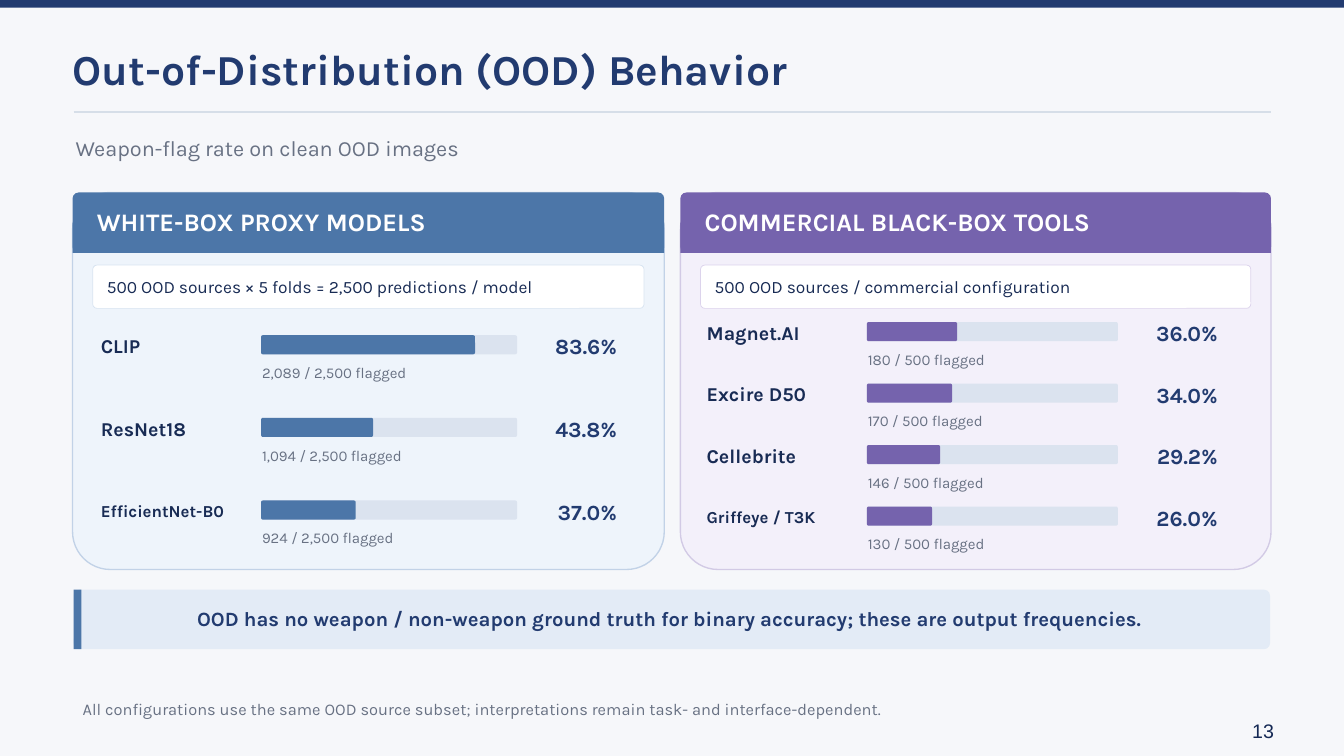
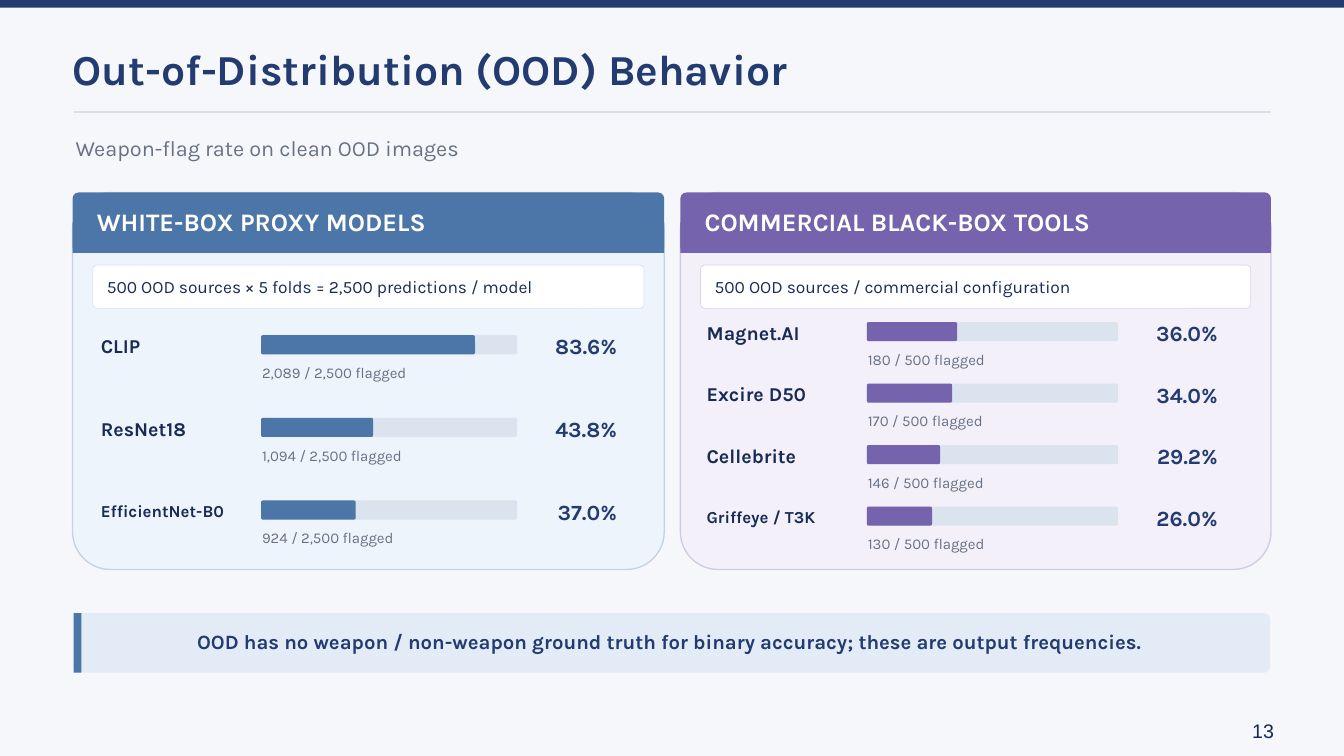
Before and after one commit to lmolinario/Molinario_Thesis_Defense_2026, a slide deck: slide 13 of Molinario_Thesis_Defense_2026.pptx. Drawn at 1344x756 pixels with LibreOffice and Linux fonts; fonts in the diff are those of the drawing. Boxes give left, top, right and bottom in pixels: in the first picture for what was removed or moved away, otherwise in the second. Text is boxed around its words. In the diff, an @@ line names an element or a change of style, - is before the commit and + after.

```diff
--- a/Molinario_Thesis_Defense_2026.pptx
+++ b/Molinario_Thesis_Defense_2026.pptx
@@ 1 text, 1 rounded rectangle, 1 rectangle: place and size @@
-1 text, 1 rounded rectangle, 1 rectangle at [74, 590, 1270, 649]
+1 text, 1 rounded rectangle, 1 rectangle at [74, 613, 1270, 673]
@@ text removed at [83, 704, 881, 719] @@
-All configurations use the same OOD source subset; interpretations remain task- and interface-dependent.
```
Also in this commit, not shown: 11 other slides changed.
